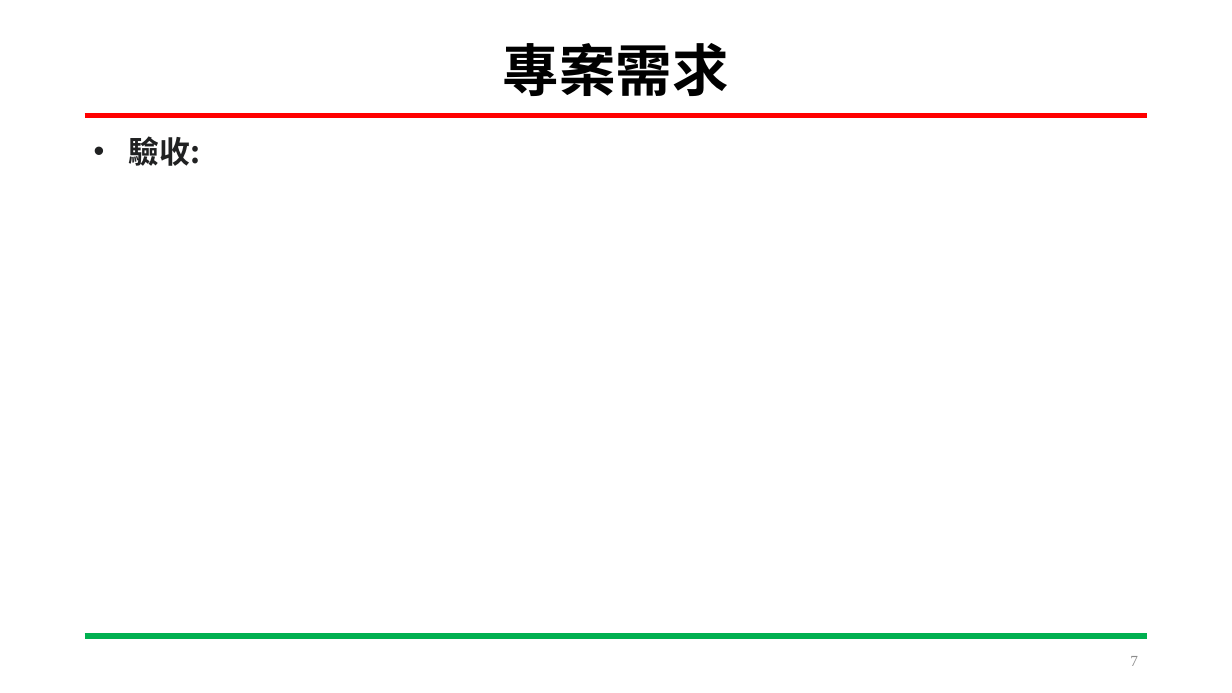
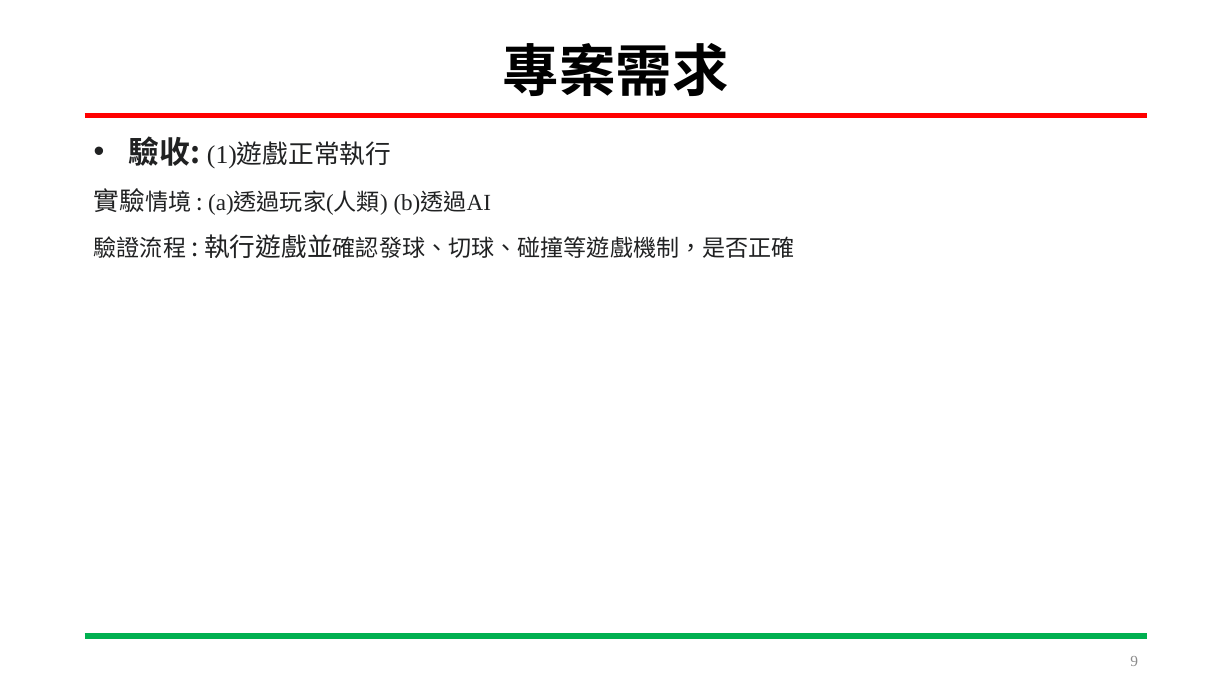
Before and after one commit to HOURFA/ML, a slide deck: slide 9 of final_project/DevelopmentLog/ML_finalproject.pptx (slide 7 before the commit). Drawn at 1232x693 pixels with LibreOffice and Linux fonts; fonts in the diff are those of the drawing. Boxes give left, top, right and bottom in pixels: in the first picture for what was removed or moved away, otherwise in the second. Text is boxed around its words. In the diff, an @@ line names an element or a change of style, - is before the commit and + after.

```diff
--- a/final_project/DevelopmentLog/ML_finalproject.pptx
+++ b/final_project/DevelopmentLog/ML_finalproject.pptx
@@ text at (94, 136, 795, 258): text changed; size 24 to 18 pt; bold off @@
-• 驗收:
+• 驗收: (1)遊戲正常執行
+實驗情境 : (a)透過玩家(人類) (b)透過AI
+驗證流程 : 執行遊戲並確認發球、切球、碰撞等遊戲機制，是否正確
@@ page number at (1130, 656, 1138, 666): text changed @@
-7
+9
```
Also in this commit, not shown: 7 other slides changed, 4 slides added.
